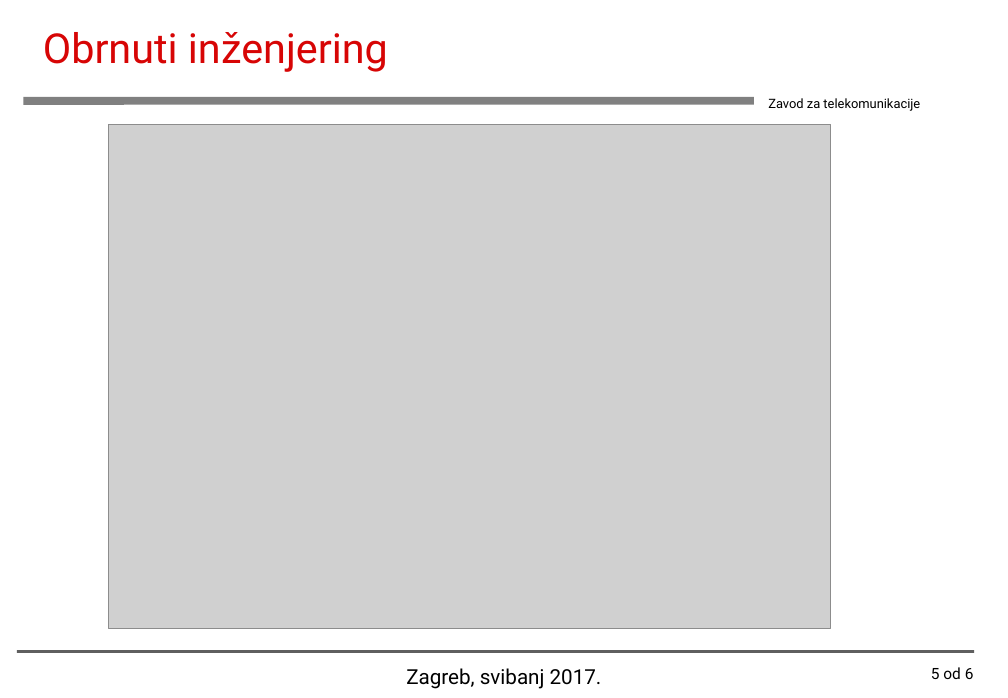
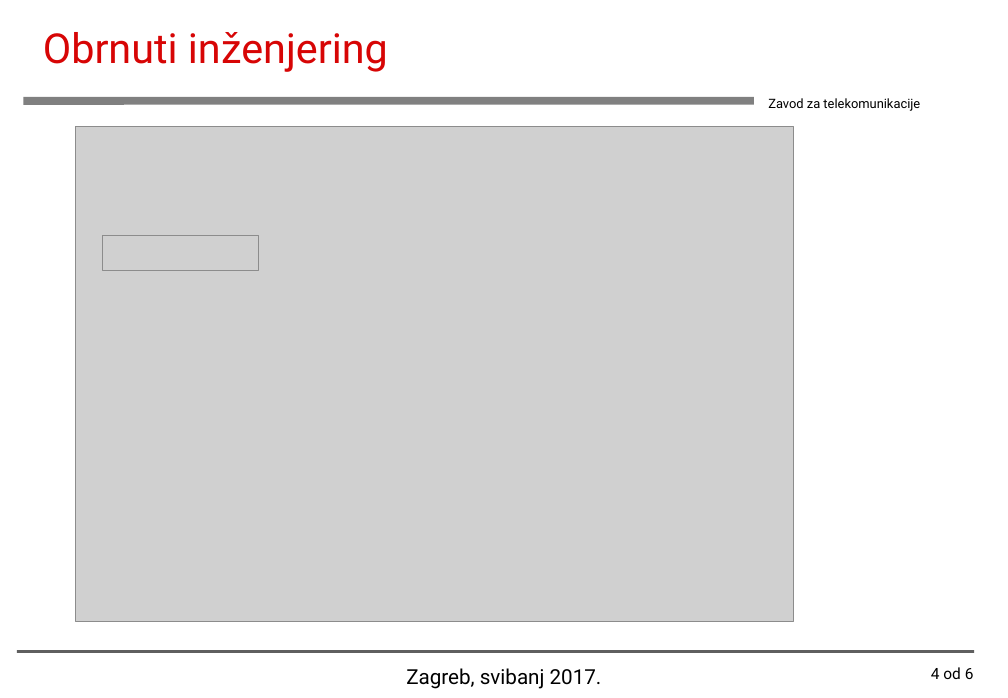
Before and after one commit to MatejVukosav/Security-in-Android-operating-system, a slide deck: slide 4 of Matej_Vukosav_Diplomski_Seminar[2017].ppt (slide 5 before the commit). Drawn at 1008x698 pixels with LibreOffice and Linux fonts; fonts in the diff are those of the drawing; grey boxes stand for pictures; background and template pictures are left out. Boxes give left, top, right and bottom in pixels: in the first picture for what was removed or moved away, otherwise in the second. Text is boxed around its words. In the diff, an @@ line names an element or a change of style, - is before the commit and + after.

```diff
--- a/Matej_Vukosav_Diplomski_Seminar[2017].ppt
+++ b/Matej_Vukosav_Diplomski_Seminar[2017].ppt
@@ picture resized from (x1=108, y1=124, x2=830, y2=628) to (x1=75, y1=126, x2=793, y2=620) @@
@@ picture added at (x1=102, y1=235, x2=259, y2=271) @@
@@ page number at (x1=931, y1=667, x2=974, y2=679): text changed @@
-5 od 6
+4 od 6
```
Also in this commit, not shown: 5 other slides changed, 4 slides added, 3 other files.
